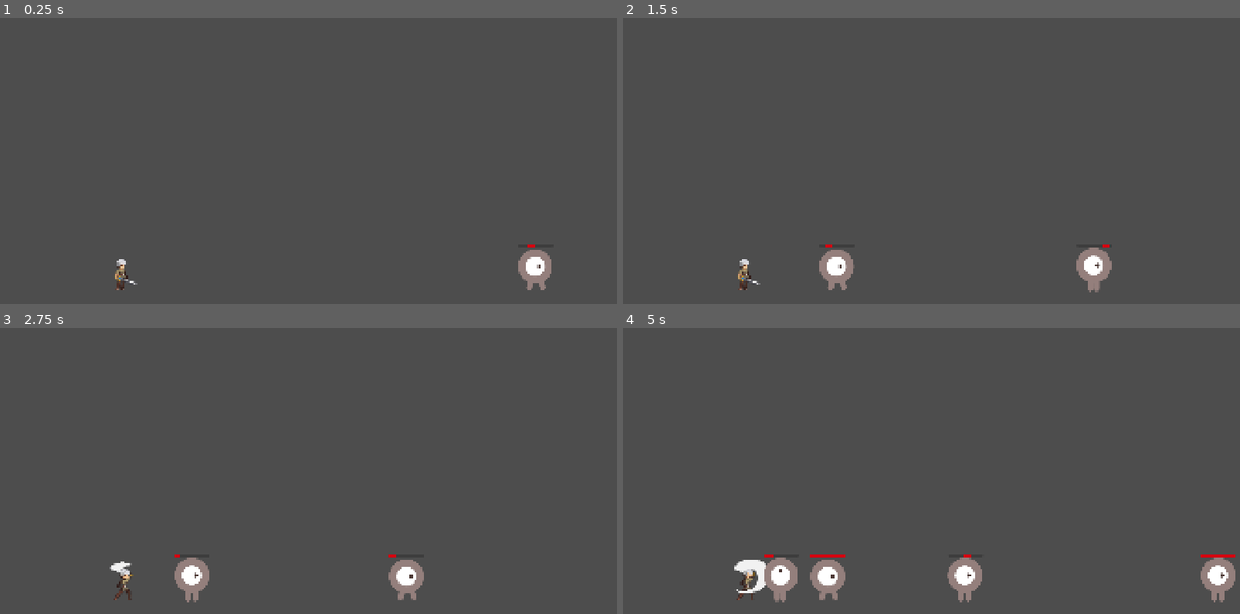
Above: before the commit, frames 1-4 (two rows, left to right).
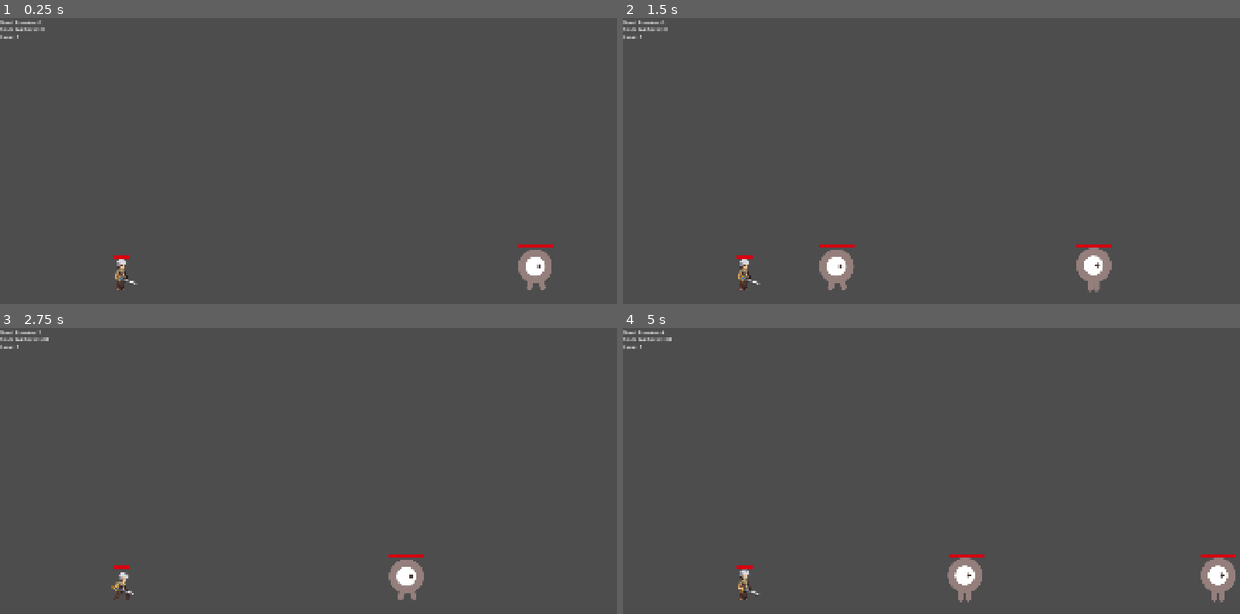
Above: after the commit, the same moments.

Repository: BMB994/AppointedHero
Game: Godot game, scene res://main.tscn
Two runs of this game, one before a commit and one after it. Both use one fixed random seed, a clock stepped at 60 frames per second and the inputs below.
Inputs:
- Up to frame 1 (0.25 s): no input
- Up to frame 2 (1.5 s): no input
- Up to frame 3 (2.75 s): no input
- Up to frame 4 (5 s): no input

The runs differ from the first frame. In frame 1, 0.2% of the frame differs, in the area x 0-90%, y 0-85%; in frame 2, 0.3%; in frame 3, 1.1%; in frame 4, 1.9%, in the area x 0-59%, y 0-96%.

Commit message:
Added HUD, levels, and enemy scaling

Diff:
--- /dev/null
+++ b/healthbar.tscn
@@ -0,0 +1,11 @@
+[gd_scene load_steps=2 format=3 uid="uid://btxkn17yabh7a"]
+
+[sub_resource type="StyleBoxFlat" id="StyleBoxFlat_4me2t"]
+bg_color = Color(0.834798, 0, 0.06098, 1)
+anti_aliasing = false
+
+[node name="HealthBar" type="ProgressBar"]
+offset_right = 48.0
+offset_bottom = 10.0
+theme_override_styles/fill = SubResource("StyleBoxFlat_4me2t")
+show_percentage = false
--- /dev/null
+++ b/hud.gd
@@ -0,0 +1,20 @@
+extends CanvasLayer
+
+
+func update_dead_count(text):
+	$DeadCount.text = "Dead Enemies: " + str(text)
+	$DeadCount.show()
+
+func update_soul_count(text):
+	$SoulCount.text = "Souls Gathered: " + str(text)
+	$SoulCount.show()
+
+func update_level(text):
+	$Level.text = "Level: " + str(text)
+	$Level.show()
+
+func _ready() -> void:
+	pass
+
+func _process(delta: float) -> void:
+	pass
--- /dev/null
+++ b/hud.tscn
@@ -0,0 +1,23 @@
+[gd_scene load_steps=2 format=3 uid="uid://cbbv4pmkp1hlu"]
+
+[ext_resource type="Script" uid="uid://cdcung8ov5sei" path="res://hud.gd" id="1_37p78"]
+
+[node name="HUD" type="CanvasLayer"]
+script = ExtResource("1_37p78")
+
+[node name="DeadCount" type="Label" parent="."]
+offset_right = 40.0
+offset_bottom = 23.0
+text = "Enemies Defeated: "
+
+[node name="SoulCount" type="Label" parent="."]
+offset_top = 21.0
+offset_right = 46.0
+offset_bottom = 44.0
+text = "Souls:"
+
+[node name="Level" type="Label" parent="."]
+offset_top = 45.0
+offset_right = 49.0
+offset_bottom = 68.0
+text = "Level: "
--- a/main.gd
+++ b/main.gd
@@ -1,21 +1,24 @@
 extends Node
 @export var mob_scene: PackedScene
-var mob_count = 0
+
 var max_mob_count = 10
 var mob_array = []
-
-#TODO: Add function to spawn a mob and clean the code up
+var dead_mobs = 0
+var soul_bank = 0
+var level = 1
+var level_count = 10
 
 func _ready() -> void:
 
+	# Start Player and spawn first mob
 	$Player.start($PlayerPosition.position)
-	var mob = mob_scene.instantiate()
-	mob_array.append(mob)
-	mob.start($MobStartPosition.position)
+	_spawn_mob()
+
+	# Start timers
 	$MobSpawnTimer.start()
-	add_child(mob)
-	mob.dead_mob.connect(_on_mob_dead)
-	mob_count = 1
+
+	# Update HUD
+	_update_HUD()
 
 func _process(delta: float) -> void:
 	if Input.is_action_just_released("attack"):
@@ -23,21 +26,43 @@
 	if Input.is_action_just_released("increase_speed"):
 		$Player.increase_attack_speed(0.1)
 
+
 func _on_mob_dead(mob_instance):
-	# Remove the specific mob instance from the array
+
+	dead_mobs = dead_mobs + 1
+	soul_bank = soul_bank + mob_instance.soul_worth
 	mob_array.erase(mob_instance)
-	print("A mob died. Mobs left: ", mob_array.size())
+	if dead_mobs%level_count == 0 && dead_mobs != 0:
+		level = level + 1
+		# update the mobs in line
+		for i in range (mob_array.size()):
+			mob_array[i]._mob_difficult_scale(level)
+	_update_HUD()
+
 
 func _on_mob_spawn_timer_timeout() -> void:
 
 	if mob_array.size() < max_mob_count:
-		var mob = mob_scene.instantiate()
-		mob_array.append(mob)
-		mob.start($MobStartPosition.position)
-		add_child(mob)
-		mob.connect("dead_mob", _on_mob_dead)
-
+		_spawn_mob()
 
 
 func _on_player_is_attacking(damage: int, num_enemies_strike: int) -> void:
 	mob_array[0].take_damage(damage)
+
+func _on_mob_is_attacking(damage: int) -> void:
+	$Player.take_damage(damage)
+
+func _update_HUD():
+	$HUD.update_dead_count(dead_mobs)
+	$HUD.update_soul_count(soul_bank)
+	$HUD.update_level(level)
+
+func _spawn_mob():
+		var mob = mob_scene.instantiate()
+		mob_array.append(mob)
+		mob.start($MobStartPosition.position)
+		# Level buffs
+		mob._mob_difficult_scale(level)
+		add_child(mob)
+		mob.connect("dead_mob", _on_mob_dead)
+		mob.connect("is_attacking", _on_mob_is_attacking)
--- a/main.tscn
+++ b/main.tscn
@@ -1,8 +1,9 @@
-[gd_scene load_steps=4 format=3 uid="uid://buau0bvqp17jt"]
+[gd_scene load_steps=5 format=3 uid="uid://buau0bvqp17jt"]
 
 [ext_resource type="Script" uid="uid://bq15miu4feoty" path="res://main.gd" id="1_0xm2m"]
 [ext_resource type="PackedScene" uid="uid://ohwfgiojvi05" path="res://mob.tscn" id="2_1bvp3"]
 [ext_resource type="PackedScene" uid="uid://dnhu5xg6x3sso" path="res://player.tscn" id="2_h2yge"]
+[ext_resource type="PackedScene" uid="uid://cbbv4pmkp1hlu" path="res://hud.tscn" id="4_1bvp3"]
 
 [node name="main" type="Node"]
 script = ExtResource("1_0xm2m")
@@ -19,5 +20,7 @@
 
 [node name="MobSpawnTimer" type="Timer" parent="."]
 
+[node name="HUD" parent="." instance=ExtResource("4_1bvp3")]
+
 [connection signal="is_attacking" from="Player" to="." method="_on_player_is_attacking"]
 [connection signal="timeout" from="MobSpawnTimer" to="." method="_on_mob_spawn_timer_timeout"]
--- a/mob.gd
+++ b/mob.gd
@@ -4,16 +4,19 @@
 signal is_attacking
 
 # Properties
-var health = 100
+var health
 var max_health = 100
-var damage = 1
+var damage = 10
 var attack_speed = 1.0
 var soul_worth = 1.0
 var mob_speed = 800
 var is_attacking_player = false
 var waiting_in_line = false
 
-# Functions
+func _mob_difficult_scale(level):
+	soul_worth = soul_worth * level
+	max_health = max_health * level * 0.7
+
 func take_damage(amount):
 	health -= amount
 	$HealthBar.value
@@ -35,6 +38,7 @@
 	$AnimatedSprite2D.play()
 	$HealthBar.max_value = max_health
 	$HealthBar.value = max_health
+	health = max_health
 
 func _physics_process(delta):
 	# Set velocity based on whether the mob is attacking
@@ -44,10 +48,10 @@
 	else:
 		velocity = Vector2.ZERO
 
-	if velocity != Vector2.ZERO:
-		$HealthBar.indeterminate = true
-	else:
-		$HealthBar.indeterminate = false
+	#if velocity != Vector2.ZERO:
+		#$HealthBar.indeterminate = true
+	#else:
+		#$HealthBar.indeterminate = false
 
 	# Move the mob and handle collisions
 	move_and_slide()
@@ -59,6 +63,7 @@
 func attack():
 	# Change state to attacking
 	if not is_attacking_player:
+		emit_signal("is_attacking", damage)
 		is_attacking_player = true
 		$AnimatedSprite2D.animation = "attack"
 		$AnimatedSprite2D.play()
--- a/mob.tscn
+++ b/mob.tscn
@@ -55,7 +55,6 @@
 shape = SubResource("RectangleShape2D_ieysi")
 
 [node name="AttackTimer" type="Timer" parent="."]
-wait_time = 2.0
 
 [node name="HealthBar" type="ProgressBar" parent="."]
 offset_left = 2.0
--- a/player.gd
+++ b/player.gd
@@ -13,6 +13,7 @@
 # Functions
 func take_damage(amount):
 	health -= amount
+	$HealthBar.value = health
 	if health <= 0:
 		dead.emit()
 
@@ -37,6 +38,8 @@
 func _ready():
 	$AnimatedSprite2D.speed_scale = attack_speed
 	$AttackTimer.wait_time = 1.0/attack_speed
+	$HealthBar.max_value = max_health
+	$HealthBar.value = max_health
 
 func _process(delta):
 
--- a/player.tscn
+++ b/player.tscn
@@ -107,6 +107,10 @@
 [sub_resource type="RectangleShape2D" id="RectangleShape2D_i3pqv"]
 size = Vector2(42, 20)
 
+[sub_resource type="StyleBoxFlat" id="StyleBoxFlat_i3pqv"]
+bg_color = Color(0.834798, 0, 0.06098, 1)
+anti_aliasing = false
+
 [node name="Player" type="CharacterBody2D" groups=["player"]]
 collision_mask = 3
 script = ExtResource("1_i3pqv")
@@ -134,6 +138,14 @@
 wait_time = 0.221
 one_shot = true
 
+[node name="HealthBar" type="ProgressBar" parent="."]
+offset_left = 2.0
+offset_top = -13.0
+offset_right = 50.0
+offset_bottom = -3.0
+theme_override_styles/fill = SubResource("StyleBoxFlat_i3pqv")
+show_percentage = false
+
 [connection signal="timeout" from="AttackTimer" to="." method="_on_attack_timer_timeout"]
 [connection signal="area_shape_entered" from="Area2D" to="." method="_on_area_2d_area_shape_entered"]
 [connection signal="area_shape_exited" from="Area2D" to="." method="_on_area_2d_area_shape_exited"]
Not shown, added: hud.gd.uid
Not shown: 1 places in player.tscn that only renumber resources
